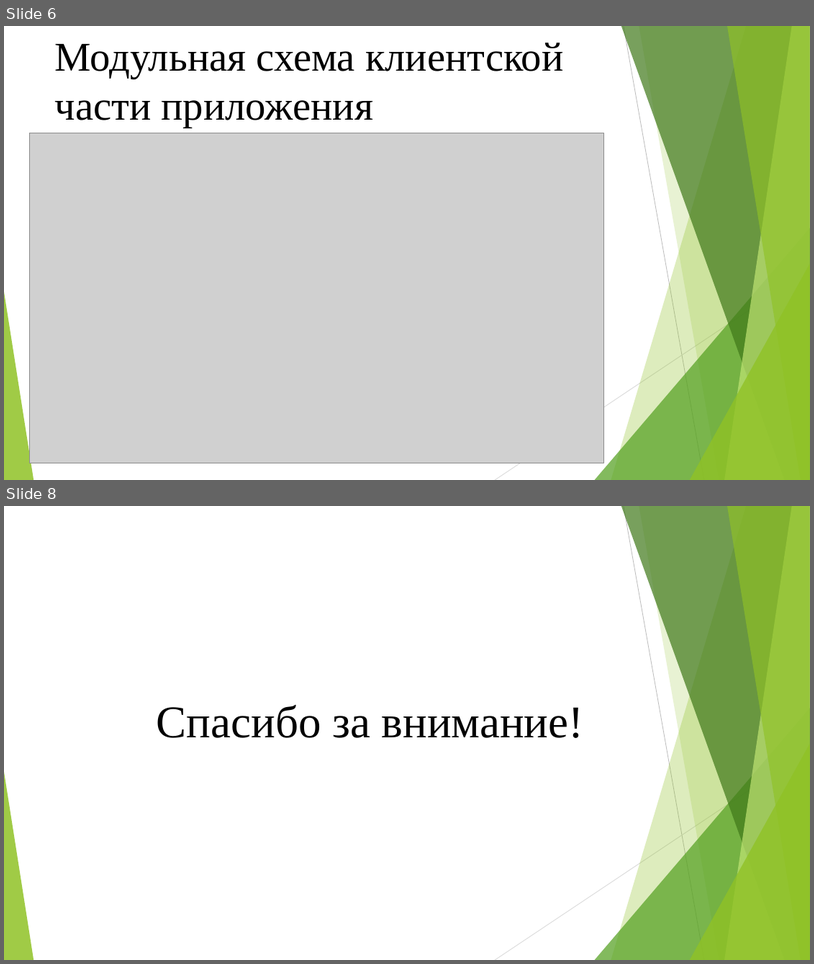
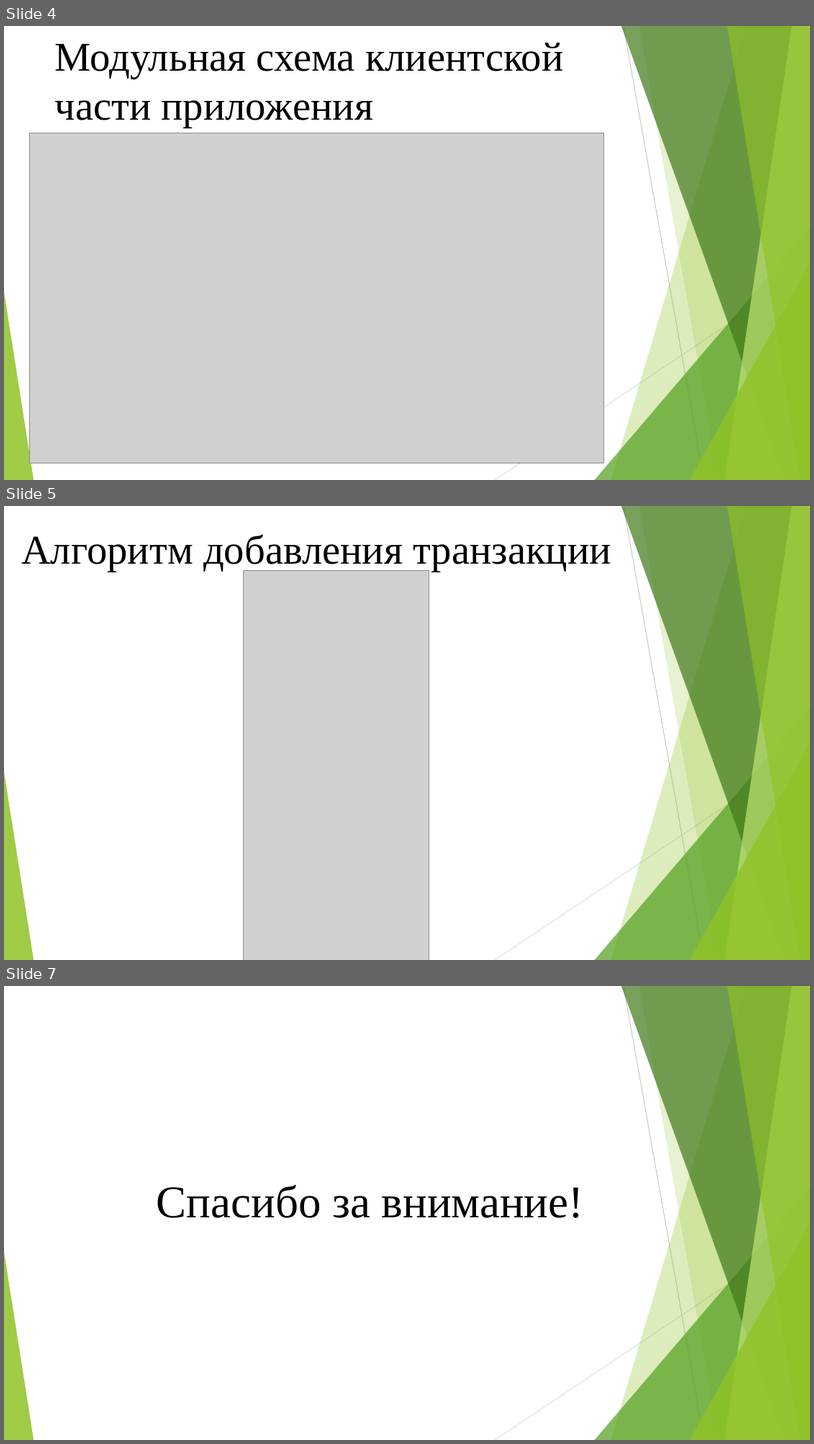
Before and after one commit to ZexaZexaDubrovskiy/Course2v2, a slide deck: Material/Для выступления/выступление.pptx. Shown one above the other, each under a label of ours: slides 6 and 8 before the commit, slides 4, 5 and 7 after it; the slides between them are not shown. The pictures are 814x964 and 814x1444 pixels, drawn with LibreOffice and Linux fonts; fonts in the diff are those of the drawing; grey boxes stand for pictures. Boxes give left, top, right and bottom in pixels: in the first picture for what was removed or moved away, otherwise in the second. Text is boxed around its words. In the diff, an @@ line names an element or a change of style, - is before the commit and + after.

```diff
--- a/Material/Для выступления/выступление.pptx
+++ b/Material/Для выступления/выступление.pptx
@@ slide 5 added at (4,506,810,960), background #FFFFFF; not listed: 10 template elements that a slide beside it also shows @@
@@ title added at (21,534,612,572), 48.6 pt, text #000000 @@
+Алгоритм добавления транзакции
@@ picture added at (244,571,430,960) @@
@@ what was slide 6 is now slide 4 @@
@@ what was slide 8 is now slide 7 @@
```
Also in this commit, not shown: 3 slides changed, 2 slides removed, 1 other file.
